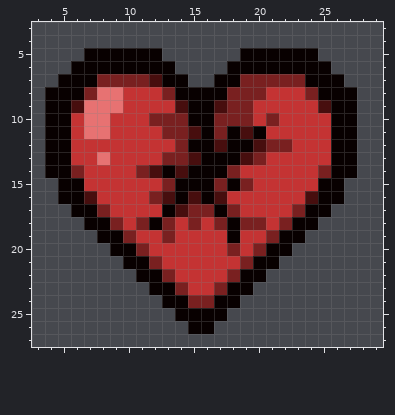
One commit to this pixel-art sprite: resources/gfx/items/collectibles/shattered_heart_clean.png. Above is the file before it was changed.
The file is 32x32 pixels. Shown: x 3..29, y 3..27.
Now the later version:
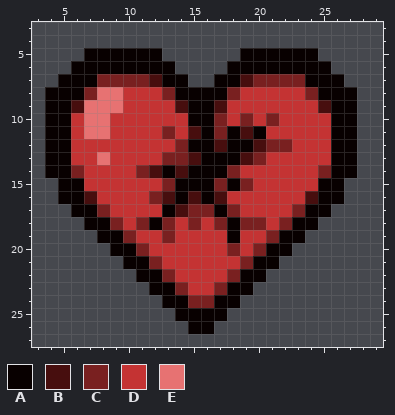
Palette (. is transparent): A #080000  B #470e0e  C #792020  D #c43333  E #e77272
Diff:
{"y":7,"x":19,"old":"C","new":"B"}
{"y":8,"x":19,"old":"CC","new":"DD"}
{"y":9,"x":18,"old":"CC","new":"DD"}
{"y":10,"x":12,"old":"CCC","new":"DDD"}
{"y":10,"x":18,"old":"C","new":"D"}
{"y":11,"x":14,"old":"C","new":"D"}
{"label":"changed","picture_box":[227,74,266,126]}
{"label":"changed","picture_box":[149,113,188,139]}
